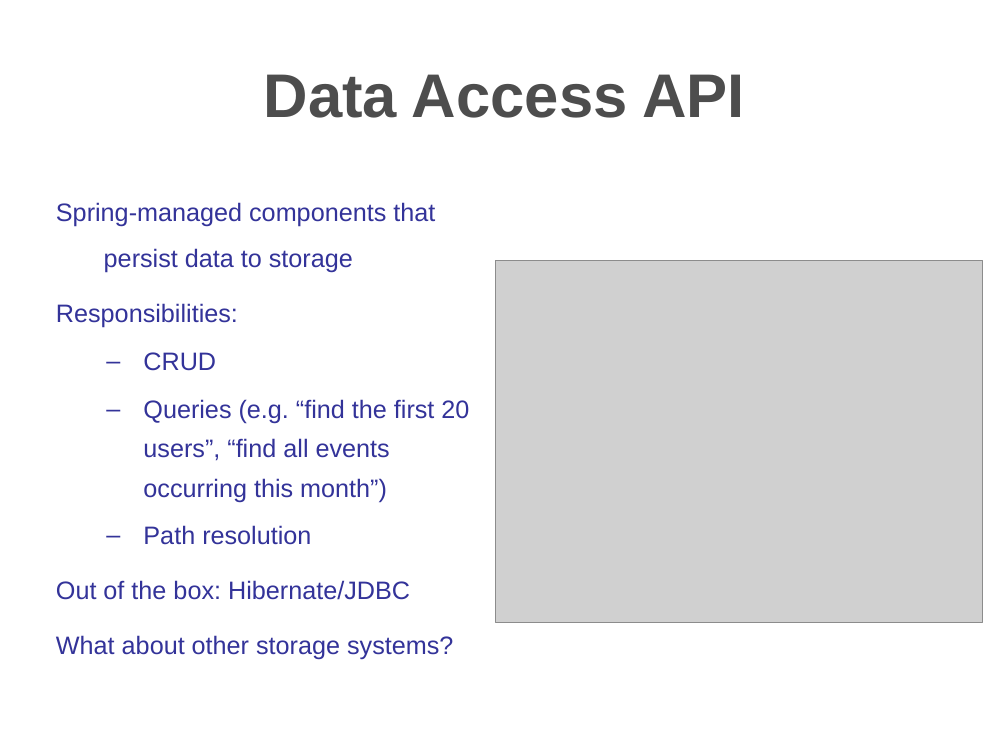
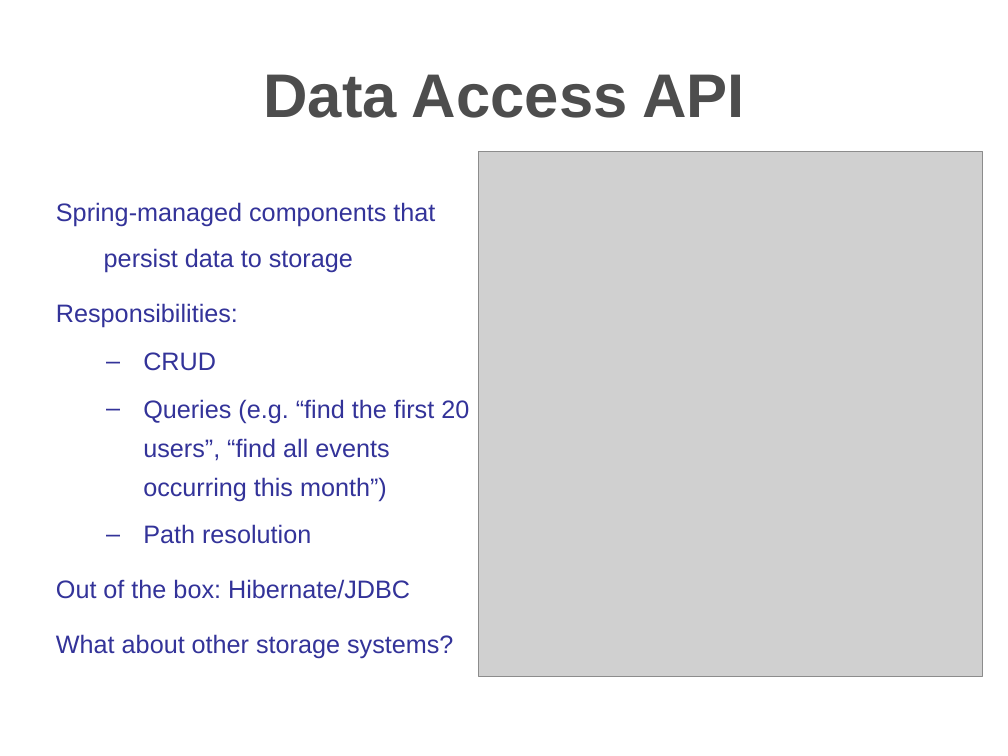
Before and after one commit to travis/cosmo, a slide deck: slide 21 of src/docs/presentations/apachecon2006.ppt. Drawn at 1008x756 pixels with LibreOffice and Linux fonts; fonts in the diff are those of the drawing; grey boxes stand for pictures; background and template pictures are left out. Boxes give left, top, right and bottom in pixels: in the first picture for what was removed or moved away, otherwise in the second. Text is boxed around its words. In the diff, an @@ line names an element or a change of style, - is before the commit and + after.

```diff
--- a/src/docs/presentations/apachecon2006.ppt
+++ b/src/docs/presentations/apachecon2006.ppt
@@ freeform shape at [0, 0, 1008, 159]: fill gradient #6993CA to #FFFFFF to gradient #FFFFFF to #6993CA @@
@@ title "Data Access API" at [264, 74, 745, 118]: indent changed; line spacing 52.1pt to 52pt @@
@@ picture: place and size @@
-picture at [496, 260, 983, 622]
+picture at [479, 151, 983, 676]
@@ text at [143, 352, 469, 544]: line spacing 28.1pt to 28pt @@
```
Also in this commit, not shown: 29 other slides changed.
